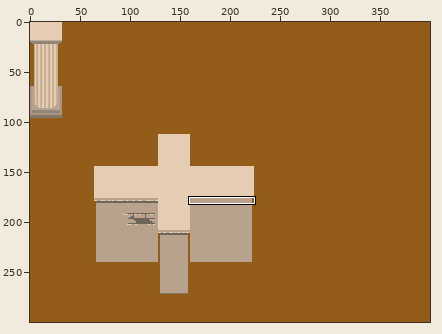
Edited in one commit: pixel-art file (placeholders/Pruebas.aseprite). The first picture is a wide view before the edit; the outline marks the close-up.
Close-up. Before:
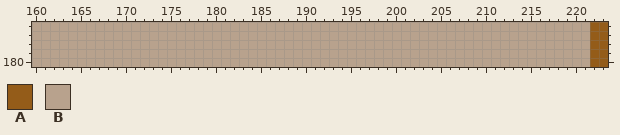
400x300 pixels, 1 frame. Shown: x 160..223, y 176..180.
Visible layers, top first: "Layer 3", "Layer 2", "Layer 1".
Palette (. is transparent): A #945c19  B #b8a28d
Pixels before, first column x 160:
176 BBBBBBBBBBBBBBBBBBBBBBBBBBBBBBBBBBBBBBBBBBBBBBBBBBBBBBBBBBBBBBAA
177 BBBBBBBBBBBBBBBBBBBBBBBBBBBBBBBBBBBBBBBBBBBBBBBBBBBBBBBBBBBBBBAA
178 BBBBBBBBBBBBBBBBBBBBBBBBBBBBBBBBBBBBBBBBBBBBBBBBBBBBBBBBBBBBBBAA
179 BBBBBBBBBBBBBBBBBBBBBBBBBBBBBBBBBBBBBBBBBBBBBBBBBBBBBBBBBBBBBBAA
180 BBBBBBBBBBBBBBBBBBBBBBBBBBBBBBBBBBBBBBBBBBBBBBBBBBBBBBBBBBBBBBAA
The result:
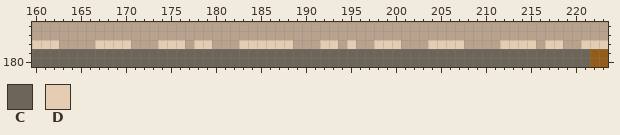
Colours new in this view: C #6e655a  D #e4cdb2
Difference:
{"where": "layer \"Walls\""}
{"y":176,"x":222,"old":"AA","new":"BB"}
{"y":177,"x":222,"old":"AA","new":"BB"}
{"y":178,"x":160,"old":"BBB","new":"DDD"}
{"y":178,"x":167,"old":"BBBB","new":"DDDD"}
{"y":178,"x":174,"old":"BBB","new":"DDD"}
{"y":178,"x":178,"old":"BB","new":"DD"}
{"y":178,"x":183,"old":"BBBBBB","new":"DDDDDD"}
{"y":178,"x":192,"old":"BB","new":"DD"}
{"y":178,"x":195,"old":"B","new":"D"}
{"y":178,"x":198,"old":"BBB","new":"DDD"}
{"y":178,"x":204,"old":"BBBB","new":"DDDD"}
{"y":178,"x":212,"old":"BBBB","new":"DDDD"}
{"y":178,"x":217,"old":"BB","new":"DD"}
{"y":178,"x":221,"old":"BAA","new":"DDD"}
{"y":179,"x":160,"old":"BBBBBBBBBBBBBBBBBBBBBBBBBBBBBBBBBBBBBBBBBBBBBBBBBBBBBBBBBBBBBB","new":"CCCCCCCCCCCCCCCCCCCCCCCCCCCCCCCCCCCCCCCCCCCCCCCCCCCCCCCCCCCCCC"}
{"y":180,"x":160,"old":"BBBBBBBBBBBBBBBBBBBBBBBBBBBBBBBBBBBBBBBBBBBBBBBBBBBBBBBBBBBBBB","new":"CCCCCCCCCCCCCCCCCCCCCCCCCCCCCCCCCCCCCCCCCCCCCCCCCCCCCCCCCCCCCC"}
{"label":"changed","picture_box":[32,22,608,67]}
